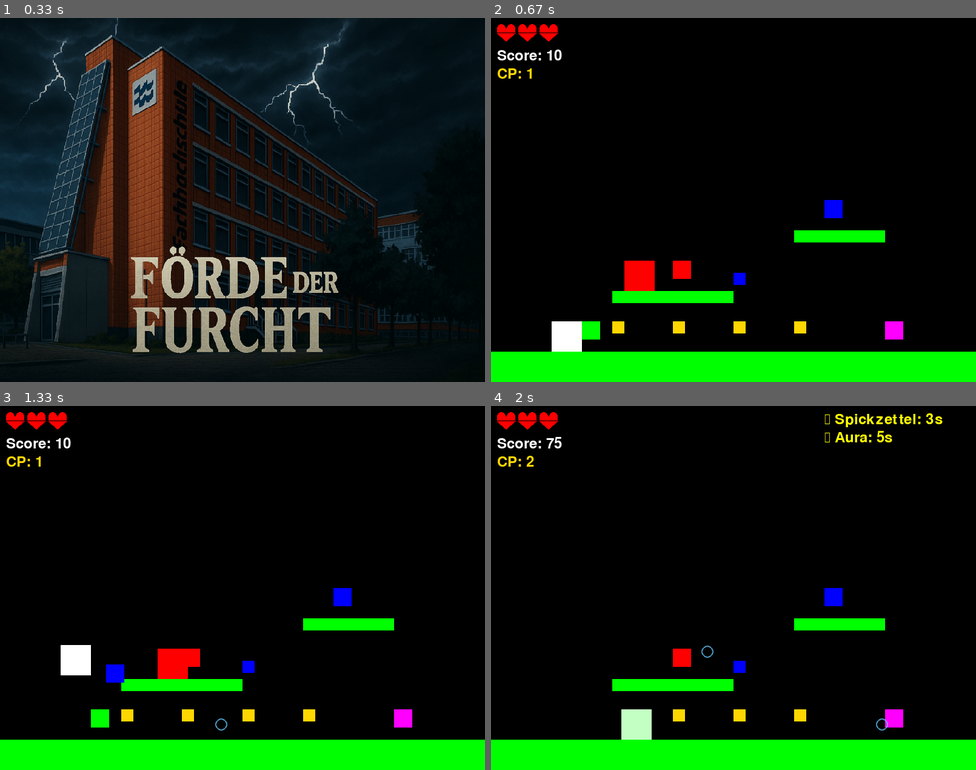
Above: before the commit, frames 1-4 (two rows, left to right).
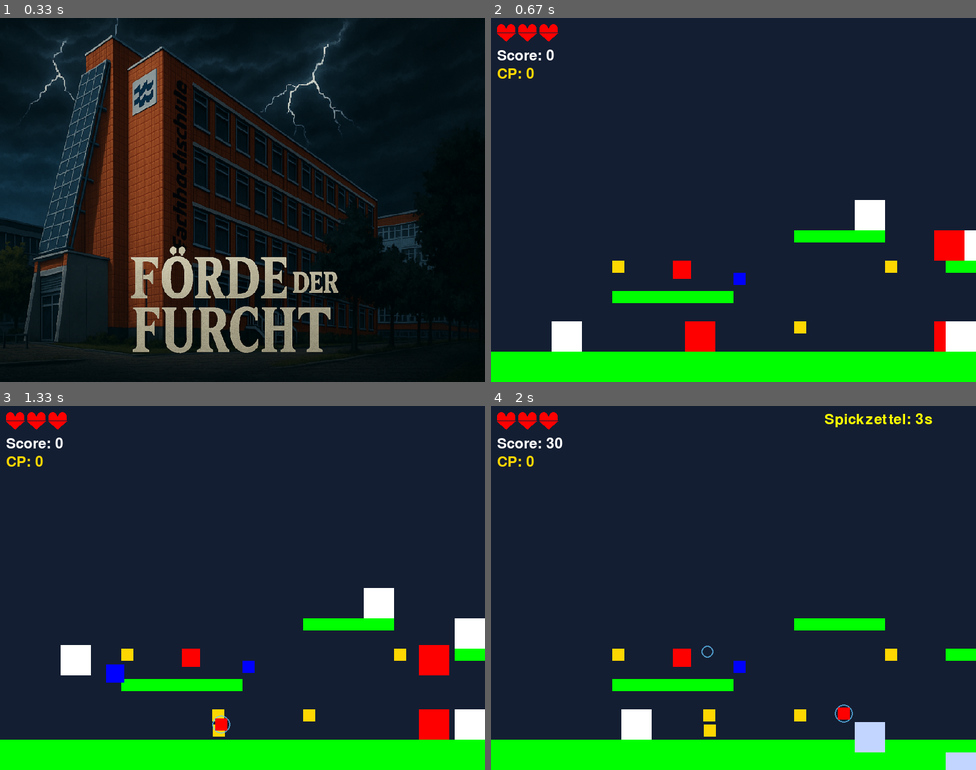
Above: after the commit, the same moments.

Repository: ChefanKreis/FoerdeDerFurcht
Game: pygame game, started from pygame_FoerdeDerFurcht.py
The game is run twice, just before and just after one commit, with the same random seed, the same clock (stepped at 60 frames per second) and the same inputs.
Inputs:
- Up to frame 1 (0.33 s): no input
- Up to frame 2 (0.67 s): hold Right from 0.33 s (still down)
- Up to frame 3 (1.33 s): release Right at 0.8 s; tap Space at 0.83, 1.23 s; hold Up from 1.17 s (still down); tap U at 1.32 s
- Up to frame 4 (2 s): release Up at 1.47 s; hold Right 1.5-1.97 s; tap Space at 1.57, 1.87 s

Frame 1 is identical in both runs. In frame 2, 89% of the frame differs, in the area x 0-100%, y 0-92%; in frame 3, 89%; in frame 4, 90%, in the area x 0-100%, y 0-100%.

Commit message:
Camera test

Diff:
--- /dev/null
+++ b/camera.py
@@ -0,0 +1,81 @@
+"""
+Kamera-System für das Spiel
+Verwaltet die Ansicht und folgt dem Spieler durch das Level
+"""
+
+import pygame
+from settings import WIDTH, HEIGHT
+
+class Camera:
+    def __init__(self, level_width, level_height):
+        self.camera_rect = pygame.Rect(0, 0, WIDTH, HEIGHT)
+        self.level_width = level_width
+        self.level_height = level_height
+        self.x_offset = 0
+        self.y_offset = 0
+
+        # Kamera-Einstellungen
+        self.follow_speed = 0.1  # Wie schnell die Kamera folgt (0.1 = smooth, 1.0 = sofort)
+        self.x_deadzone = WIDTH // 3  # Bereich in der Mitte, wo sich der Spieler bewegen kann ohne Kamera-Bewegung
+        self.y_deadzone = HEIGHT // 4
+
+        # Grenzen für die Kamera
+        self.x_min = 0
+        self.x_max = level_width - WIDTH
+        self.y_min = 0
+        self.y_max = level_height - HEIGHT
+
+    def update(self, target):
+        """Aktualisiert die Kamera-Position basierend auf dem Ziel (normalerweise der Spieler)"""
+        # Zielposition berechnen (Spieler zentriert)
+        target_x = target.rect.centerx - WIDTH // 2
+        target_y = target.rect.centery - HEIGHT // 2
+
+        # Sanfte Kamera-Bewegung (Lerp)
+        self.x_offset += (target_x - self.x_offset) * self.follow_speed
+        self.y_offset += (target_y - self.y_offset) * self.follow_speed
+
+        # Kamera in Level-Grenzen halten
+        self.x_offset = max(self.x_min, min(self.x_offset, self.x_max))
+        self.y_offset = max(self.y_min, min(self.y_offset, self.y_max))
+
+        # Camera rect aktualisieren
+        self.camera_rect.x = int(self.x_offset)
+        self.camera_rect.y = int(self.y_offset)
+
+    def apply(self, entity):
+        """Wendet das Kamera-Offset auf eine Entity an und gibt die verschobene Position zurück"""
+        return entity.rect.move(-self.camera_rect.x, -self.camera_rect.y)
+
+    def apply_rect(self, rect):
+        """Wendet das Kamera-Offset auf ein Rect an"""
+        return rect.move(-self.camera_rect.x, -self.camera_rect.y)
+
+    def update_with_deadzone(self, target):
+        """Alternative Update-Methode mit Deadzone (Spieler kann sich in der Mitte bewegen ohne Kamera-Bewegung)"""
+        # Horizontale Deadzone
+        if target.rect.centerx - self.x_offset < self.x_deadzone:
+            self.x_offset = target.rect.centerx - self.x_deadzone
+        elif target.rect.centerx - self.x_offset > WIDTH - self.x_deadzone:
+            self.x_offset = target.rect.centerx - WIDTH + self.x_deadzone
+
+        # Vertikale Deadzone
+        if target.rect.centery - self.y_offset < self.y_deadzone:
+            self.y_offset = target.rect.centery - self.y_deadzone
+        elif target.rect.centery - self.y_offset > HEIGHT - self.y_deadzone:
+            self.y_offset = target.rect.centery - HEIGHT + self.y_deadzone
+
+        # Kamera in Level-Grenzen halten
+        self.x_offset = max(self.x_min, min(self.x_offset, self.x_max))
+        self.y_offset = max(self.y_min, min(self.y_offset, self.y_max))
+
+        # Camera rect aktualisieren
+        self.camera_rect.x = int(self.x_offset)
+        self.camera_rect.y = int(self.y_offset)
+
+    def set_level_size(self, width, height):
+        """Aktualisiert die Level-Größe für die Kamera-Grenzen"""
+        self.level_width = width
+        self.level_height = height
+        self.x_max = max(0, width - WIDTH)
+        self.y_max = max(0, height - HEIGHT)
--- /dev/null
+++ b/camera_features.py
@@ -0,0 +1,129 @@
+"""
+Erweiterte Kamera-Features für das Spiel
+Parallax-Scrolling, Kamera-Zonen, Screen-Shake etc.
+"""
+
+import pygame
+import math
+from camera import Camera
+from settings import WIDTH, HEIGHT
+
+class AdvancedCamera(Camera):
+    def __init__(self, level_width, level_height):
+        super().__init__(level_width, level_height)
+
+        # Screen Shake
+        self.shake_amount = 0
+        self.shake_timer = 0
+
+        # Lookahead (Kamera schaut in Bewegungsrichtung voraus)
+        self.lookahead_x = 0
+        self.lookahead_amount = 100
+
+    def shake(self, amount=10, duration=30):
+        """Lässt den Bildschirm wackeln (z.B. bei Explosionen)"""
+        self.shake_amount = amount
+        self.shake_timer = duration
+
+    def update_with_lookahead(self, target):
+        """Kamera mit Vorausschau in Bewegungsrichtung"""
+        # Lookahead basierend auf Spieler-Geschwindigkeit
+        if hasattr(target, 'velocity'):
+            self.lookahead_x = target.velocity.x * 10
+            self.lookahead_x = max(-self.lookahead_amount, min(self.lookahead_x, self.lookahead_amount))
+
+        # Zielposition mit Lookahead
+        target_x = target.rect.centerx - WIDTH // 2 + self.lookahead_x
+        target_y = target.rect.centery - HEIGHT // 2
+
+        # Rest wie normale Update-Funktion
+        self.x_offset += (target_x - self.x_offset) * self.follow_speed
+        self.y_offset += (target_y - self.y_offset) * self.follow_speed
+
+        # Screen Shake anwenden
+        if self.shake_timer > 0:
+            self.shake_timer -= 1
+            shake_x = math.cos(self.shake_timer * 0.5) * self.shake_amount
+            shake_y = math.sin(self.shake_timer * 0.7) * self.shake_amount
+            self.x_offset += shake_x
+            self.y_offset += shake_y
+
+        # Kamera in Level-Grenzen halten
+        self.x_offset = max(self.x_min, min(self.x_offset, self.x_max))
+        self.y_offset = max(self.y_min, min(self.y_offset, self.y_max))
+
+        self.camera_rect.x = int(self.x_offset)
+        self.camera_rect.y = int(self.y_offset)
+
+
+class ParallaxBackground:
+    """Parallax-Hintergrund mit mehreren Ebenen"""
+
+    def __init__(self):
+        self.layers = []
+
+    def add_layer(self, image_path, scroll_factor=0.5, y_offset=0):
+        """Fügt eine Hintergrund-Ebene hinzu
+
+        Args:
+            image_path: Pfad zum Hintergrundbild
+            scroll_factor: Wie schnell sich die Ebene bewegt (0.0 = statisch, 1.0 = mit Kamera)
+            y_offset: Vertikaler Offset für die Ebene
+        """
+        try:
+            image = pygame.image.load(image_path).convert()
+            self.layers.append({
+                'image': image,
+                'scroll_factor': scroll_factor,
+                'y_offset': y_offset,
+                'width': image.get_width()
+            })
+        except pygame.error:
+            print(f"Konnte Hintergrundbild nicht laden: {image_path}")
+
+    def draw(self, screen, camera_x):
+        """Zeichnet alle Parallax-Ebenen"""
+        for layer in self.layers:
+            # Berechne X-Position mit Parallax-Effekt
+            x_offset = -camera_x * layer['scroll_factor']
+
+            # Kacheln für endlosen Hintergrund
+            x_position = x_offset % layer['width']
+
+            # Zeichne zwei Kopien für nahtloses Scrolling
+            screen.blit(layer['image'], (x_position - layer['width'], layer['y_offset']))
+            screen.blit(layer['image'], (x_position, layer['y_offset']))
+            if x_position < screen.get_width():
+                screen.blit(layer['image'], (x_position + layer['width'], layer['y_offset']))
+
+
+# Beispiel-Integration in Level-Klasse:
+"""
+class Level:
+    def __init__(self, number):
+        # ... andere Initialisierungen ...
+
+        # Erweiterte Kamera
+        self.camera = AdvancedCamera(self.level_width, self.level_height)
+
+        # Parallax-Hintergrund
+        self.parallax_bg = ParallaxBackground()
+        self.parallax_bg.add_layer("images/bg_far.png", 0.3)    # Weit entfernt, bewegt sich langsam
+        self.parallax_bg.add_layer("images/bg_mid.png", 0.6)    # Mittlere Distanz
+        self.parallax_bg.add_layer("images/bg_near.png", 0.9)   # Nah, bewegt sich fast mit Kamera
+
+    def update(self):
+        # Kamera mit Lookahead aktualisieren
+        self.camera.update_with_lookahead(self.player)
+
+        # Bei besonderen Events Screen Shake auslösen
+        # z.B. wenn ein großer Gegner besiegt wird:
+        # self.camera.shake(amount=15, duration=45)
+
+    def draw(self, screen):
+        # Parallax-Hintergrund zuerst zeichnen
+        self.parallax_bg.draw(screen, self.camera.x_offset)
+
+        # Dann Rest des Levels mit Kamera-Offset
+        # ...
+"""
--- a/character.py
+++ b/character.py
@@ -10,6 +10,10 @@
         self.velocity = pygame.math.Vector2(0, 0)
         self.health = ENEMY_HEALTH
         self.on_ground = False  # Variable für Bodenkontakt
+
+        # Level-Grenzen (werden vom Level gesetzt)
+        self.level_width = WIDTH  # Standard-Wert, wird überschrieben
+        self.level_height = HEIGHT
 
     def move(self, dx, dy):
         self.rect.x += dx
@@ -41,11 +45,11 @@
                     elif self.velocity.x < 0:  # Bewegung nach links
                         self.rect.left = platform.rect.right
 
-        # Bildschirmgrenzen horizontal prüfen
+        # Level-Grenzen horizontal prüfen
         if self.rect.left < 0:
             self.rect.left = 0
-        elif self.rect.right > WIDTH:
-            self.rect.right = WIDTH
+        elif self.rect.right > self.level_width:
+            self.rect.right = self.level_width
 
         # Vertikale Bewegung
         self.rect.y += self.velocity.y
@@ -63,11 +67,11 @@
                         self.rect.top = platform.rect.bottom
                         self.velocity.y = 0
 
-        # Bildschirmgrenzen vertikal prüfen
+        # Level-Grenzen vertikal prüfen
         if self.rect.top < 0:
             self.rect.top = 0
             self.velocity.y = 0
-        elif self.rect.bottom > HEIGHT:
-            self.rect.bottom = HEIGHT
+        elif self.rect.bottom > self.level_height:
+            self.rect.bottom = self.level_height
             self.velocity.y = 0
             self.on_ground = True
--- a/player.py
+++ b/player.py
@@ -58,7 +58,7 @@
     def take_damage(self, amount=1):
         # Semesterferien-Aura macht unverwundbar
         if self.has_semesterbreak_aura:
-            print("🛡️ Schaden abgewehrt durch Semesterferien-Aura!")
+            print("Schaden abgewehrt durch Semesterferien-Aura!")
             return
 
         if not self.is_invincible:
@@ -98,21 +98,21 @@
             if self.double_espresso_timer <= 0:
                 self.is_speed_boosted = False
                 self.current_speed = self.base_speed
-                print("☕ Doppelter Espresso-Effekt beendet!")
+                print("Doppelter Espresso-Effekt beendet!")
 
         # Spickzettel-Scroll Timer
         if self.cheatsheet_timer > 0:
             self.cheatsheet_timer -= 1
             if self.cheatsheet_timer <= 0:
                 self.enemies_frozen = False
-                print("📋 Spickzettel-Scroll-Effekt beendet!")
+                print("Spickzettel-Scroll-Effekt beendet!")
 
         # Semesterferien-Aura Timer
         if self.semesterbreak_timer > 0:
             self.semesterbreak_timer -= 1
             if self.semesterbreak_timer <= 0:
                 self.has_semesterbreak_aura = False
-                print("🌟 Semesterferien-Aura beendet!")
+                print("Semesterferien-Aura beendet!")
 
     def get_movement_speed(self):
         """Gibt die aktuelle Bewegungsgeschwindigkeit zurück"""
@@ -132,11 +132,11 @@
         """Gibt den Status aller aktiven PowerUps zurück (für HUD)"""
         status = []
         if self.is_speed_boosted:
-            status.append(f"☕ Espresso: {self.double_espresso_timer//60 + 1}s")
+            status.append(f"Espresso: {self.double_espresso_timer//60 + 1}s")
         if self.enemies_frozen:
-            status.append(f"📋 Spickzettel: {self.cheatsheet_timer//60 + 1}s")
+            status.append(f"Spickzettel: {self.cheatsheet_timer//60 + 1}s")
         if self.has_semesterbreak_aura:
-            status.append(f"🌟 Aura: {self.semesterbreak_timer//60 + 1}s")
+            status.append(f"Aura: {self.semesterbreak_timer//60 + 1}s")
         return status
 
     # Kollisionen mit Plattformen prüfen (wird vom Level aufgerufen)
--- a/powerups.py
+++ b/powerups.py
@@ -27,7 +27,7 @@
         player.is_speed_boosted = True
         player.current_speed = player.base_speed * 2
         player.score += 20  # Bonus für PowerUp-Nutzung
-        print("☕ Doppelter Espresso! Geschwindigkeit verdoppelt für 5 Sekunden!")
+        print("Doppelter Espresso! Geschwindigkeit verdoppelt für 5 Sekunden!")
 
 class CheatsheetScroll(PowerUp):
     def __init__(self, x, y):
@@ -40,7 +40,7 @@
         player.cheatsheet_timer = CHEATSHEET_DURATION
         player.enemies_frozen = True
         player.score += 30  # Bonus für PowerUp-Nutzung
-        print("📋 Spickzettel-Scroll! Alle Gegner eingefroren für 3 Sekunden!")
+        print("Spickzettel! Alle Gegner eingefroren für 3 Sekunden!")
 
 class SemesterbreakAura(PowerUp):
     def __init__(self, x, y):
@@ -53,7 +53,7 @@
         player.semesterbreak_timer = SEMESTERBREAK_DURATION
         player.has_semesterbreak_aura = True
         player.score += 25  # Bonus für PowerUp-Nutzung
-        print("🌟 Semesterferien-Aura! Unverwundbar für 5 Sekunden!")
+        print("Semesterferien-Aura! Unverwundbar für 5 Sekunden!")
 
 class MotivationFishBread(PowerUp):
     def __init__(self, x, y):
@@ -65,7 +65,7 @@
         """Motivations-Fischbrötchen: Extra Leben"""
         player.lives += 1
         player.score += 50  # Bonus-Punkte für Extra-Leben
-        print("🐟 Motivations-Fischbrötchen! +1 Leben!")
+        print("Motivations-Fischbrötchen! +1 Leben!")
 
 class Collectible(pygame.sprite.Sprite):
     def __init__(self, x, y, sprite):
@@ -97,7 +97,7 @@
         # Extra Leben bei bestimmten CP-Anzahlen
         if player.credit_points % 50 == 0:  # Alle 50 CP ein Extra-Leben
             player.lives += 1
-            print(f"🎓 {player.credit_points} CP erreicht! Extra Leben erhalten!")
+            print(f"{player.credit_points} CP erreicht! Extra Leben erhalten!")
 
 class Grade(Collectible):
     def __init__(self, x, y):
@@ -109,4 +109,4 @@
         """Grade (1,0-Note) sammeln - hohe Punkte und Bonusinhalte"""
         player.grades_collected += 1
         player.score += 100  # Hohe Punkte für versteckte Noten
-        print(f"🏆 Note 1,0 gefunden! ({player.grades_collected} gesammelt) +100 Punkte!")
+        print(f"Note 1,0 gefunden! ({player.grades_collected} gesammelt) +100 Punkte!")
--- a/pygame_FoerdeDerFurcht.py
+++ b/pygame_FoerdeDerFurcht.py
@@ -15,6 +15,7 @@
 from weapons import Weapon, Bubble
 from platforms import Platform
 from powerups import *
+from camera import Camera
 
 # Konstanten werden jetzt aus settings.py importiert
 
@@ -244,31 +245,83 @@
     def __init__(self, number):
         self.number = number
         self.layout = None  # Level-Daten laden
+
+        # Level-Größe (größer als der Bildschirm für Scrolling)
+        self.level_width = WIDTH * 3 # 3x so breit wie der Bildschirm
+        self.level_height = HEIGHT
+
+        # Kamera initialisieren
+        self.camera = Camera(self.level_width, self.level_height)
+
         self.player = Player(100, 400, None)  # Platzhalter für Sprite
 
+        # Level-Größe an den Player weitergeben
+        self.player.level_width = self.level_width
+        self.player.level_height = self.level_height
+
         self.enemies = pygame.sprite.Group()
-        enemy = MultipleChoiceEnemy(200, 300, None)  # Beispielgegner
-        self.enemies.add(enemy)
-        # Weitere Gegner möglich
-
         self.powerups = pygame.sprite.Group()
         self.collectibles = pygame.sprite.Group()
         self.platforms = pygame.sprite.Group()
         self.projectiles = pygame.sprite.Group()  # Gruppe für Projektile/Blasen
+
+        # Hintergrund-Farbe oder -Bild
+        self.background_color = (20, 30, 50)  # Dunkelblau
+
         self.load()
 
     def load(self):
-        # TODO: Layout, Gegner, PowerUps etc. basierend auf Level-Number laden
-        # Temporäre Test-Plattformen hinzufügen
-        self.platforms.add(Platform(0, HEIGHT - 50, WIDTH, 50))  # Boden
-        self.platforms.add(Platform(200, HEIGHT - 150, 200, 20))  # Plattform 1
-        self.platforms.add(Platform(500, HEIGHT - 250, 150, 20))  # Plattform 2
-
-        # Test-PowerUps spawnen
-        self._spawn_test_items()
+        # Erweiterte Level-Generierung für Scrolling
+        # Boden über die gesamte Level-Breite
+        ground_height = 50
+        self.platforms.add(Platform(0, HEIGHT - ground_height, self.level_width, ground_height))
+
+        # Plattformen über das Level verteilt
+        platform_data = [
+            # (x, y, width, height)
+            (200, HEIGHT - 150, 200, 20),
+            (500, HEIGHT - 250, 150, 20),
+            (750, HEIGHT - 200, 100, 20),
+            (900, HEIGHT - 300, 200, 20),
+            (1200, HEIGHT - 150, 150, 20),
+            (1400, HEIGHT - 350, 100, 20),
+            (1600, HEIGHT - 200, 200, 20),
+            (1850, HEIGHT - 300, 150, 20),
+            (2100, HEIGHT - 250, 200, 20),
+            (2350, HEIGHT - 150, 150, 20),
+        ]
+
+        for x, y, width, height in platform_data:
+            self.platforms.add(Platform(x, y, width, height))
+
+        # Gegner über das Level verteilt
+        enemy_positions = [
+            (300, HEIGHT - 100),
+            (600, HEIGHT - 300),
+            (1000, HEIGHT - 350),
+            (1300, HEIGHT - 100),
+            (1700, HEIGHT - 250),
+            (2000, HEIGHT - 100),
+            (2200, HEIGHT - 300),
+        ]
+
+        for i, (x, y) in enumerate(enemy_positions):
+            if i % 3 == 0:
+                enemy = MultipleChoiceEnemy(x, y, None)
+            elif i % 3 == 1:
+                enemy = PythonEnemy(x, y, None)
+            else:
+                enemy = ProgrammingTaskEnemy(x, y, None)
+            self.enemies.add(enemy)
+
+        # PowerUps und Collectibles über das Level verteilt
+        self._spawn_level_items()
 
     def update(self):
         self.player.update(self.platforms)
+
+        # Kamera dem Spieler folgen lassen
+        self.camera.update(self.player)  # Oder: self.camera.update_with_deadzone(self.player)
 
         # Gegner-Updates (mit Einfrieren-Check)
         for enemy in self.enemies:
@@ -364,32 +417,64 @@
         powerup = powerup_class(x, y)
         self.powerups.add(powerup)
 
-    def _spawn_test_items(self):
-        """Spawnt Test-PowerUps und Collectibles für das Demo-Level"""
+    def _spawn_level_items(self):
+        """Spawnt PowerUps und Collectibles über das gesamte Level verteilt"""
         from powerups import (DoubleEspresso, CheatsheetScroll, SemesterbreakAura,
                              MotivationFishBread, Creditpoint, Grade)
 
-        # PowerUps an verschiedenen Positionen
-        self.powerups.add(DoubleEspresso(300, HEIGHT - 200))        # Auf Plattform 1
-        self.powerups.add(CheatsheetScroll(550, HEIGHT - 300))      # Auf Plattform 2
-        self.powerups.add(SemesterbreakAura(150, HEIGHT - 100))     # Am Boden
-        self.powerups.add(MotivationFishBread(650, HEIGHT - 100))   # Am Boden rechts
-
-        # Credit Points verteilt
-        for i in range(5):
-            self.collectibles.add(Creditpoint(100 + i*100, HEIGHT - 100))
-
-        # Eine versteckte Grade (1,0-Note)
-        self.collectibles.add(Grade(400, HEIGHT - 180))  # Versteckt auf Plattform
+        # PowerUps an verschiedenen Positionen im Level
+        powerup_positions = [
+            (300, HEIGHT - 200, DoubleEspresso),
+            (800, HEIGHT - 250, CheatsheetScroll),
+            (1100, HEIGHT - 350, SemesterbreakAura),
+            (1500, HEIGHT - 400, MotivationFishBread),
+            (1900, HEIGHT - 350, DoubleEspresso),
+            (2300, HEIGHT - 200, CheatsheetScroll),
+        ]
+
+        for x, y, powerup_class in powerup_positions:
+            self.powerups.add(powerup_class(x, y))
+
+        # Credit Points über das gesamte Level verteilt
+        for i in range(20):
+            x = 200 + i * 150  # Alle 150 Pixel ein Credit Point
+            y = HEIGHT - 100
+            # Einige in der Luft platzieren
+            if i % 3 == 0:
+                y = HEIGHT - 200
+            self.collectibles.add(Creditpoint(x, y))
+
+        # Versteckte Grades (1,0-Noten) an besonderen Orten
+        grade_positions = [
+            (400, HEIGHT - 180),
+            (1000, HEIGHT - 400),
+            (1800, HEIGHT - 350),
+            (2400, HEIGHT - 200),
+        ]
+
+        for x, y in grade_positions:
+            self.collectibles.add(Grade(x, y))
 
     def draw(self, screen):
-        # Alle Sprites zeichnen
-        self.platforms.draw(screen)
-        self.collectibles.draw(screen)
-        self.powerups.draw(screen)
+        # Hintergrund zeichnen
+        screen.fill(self.background_color)
+
+        # Alle Sprites mit Kamera-Offset zeichnen
+        # Plattformen
+        for platform in self.platforms:
+            screen.blit(platform.image, self.camera.apply(platform))
+
+        # Collectibles
+        for collectible in self.collectibles:
+            screen.blit(collectible.image, self.camera.apply(collectible))
+
+        # PowerUps
+        for powerup in self.powerups:
+            screen.blit(powerup.image, self.camera.apply(powerup))
 
         # Gegner zeichnen (mit Einfrieren-Effekt)
         for enemy in self.enemies:
+            enemy_pos = self.camera.apply(enemy)
             if self.player.are_enemies_frozen():
                 # Gefrorene Gegner: Bläulicher Tint
                 frozen_surface = enemy.image.copy()
@@ -397,11 +482,13 @@
                 frozen_overlay.fill((100, 150, 255))  # Blauer Tint
                 frozen_overlay.set_alpha(100)
                 frozen_surface.blit(frozen_overlay, (0, 0))
-                screen.blit(frozen_surface, enemy.rect)
+                screen.blit(frozen_surface, enemy_pos)
             else:
-                screen.blit(enemy.image, enemy.rect)
-
-        self.projectiles.draw(screen)  # Projektile zeichnen
+                screen.blit(enemy.image, enemy_pos)
+
+        # Projektile
+        for projectile in self.projectiles:
+            screen.blit(projectile.image, self.camera.apply(projectile))
 
         # Spieler zeichnen (mit Effekten)
         self._draw_player_with_effects(screen)
@@ -409,6 +496,7 @@
     def _draw_player_with_effects(self, screen):
         """Zeichnet den Spieler mit allen aktiven visuellen Effekten"""
         player_surface = self.player.image.copy()
+        player_pos = self.camera.apply(self.player)
 
         # PowerUp-Effekte
         if self.player.is_speed_boosted:
@@ -429,9 +517,9 @@
         if self.player.is_invincible:
             # Blinken: Nur jede 10 Frames zeichnen
             if (self.player.invincibility_timer // 5) % 2 == 0:
-                screen.blit(player_surface, self.player.rect)
+                screen.blit(player_surface, player_pos)
         else:
-            screen.blit(player_surface, self.player.rect)
+            screen.blit(player_surface, player_pos)
 
 # Alle Klassen wurden in separate Module ausgelagert:
 # - Character, Player -> player.py
